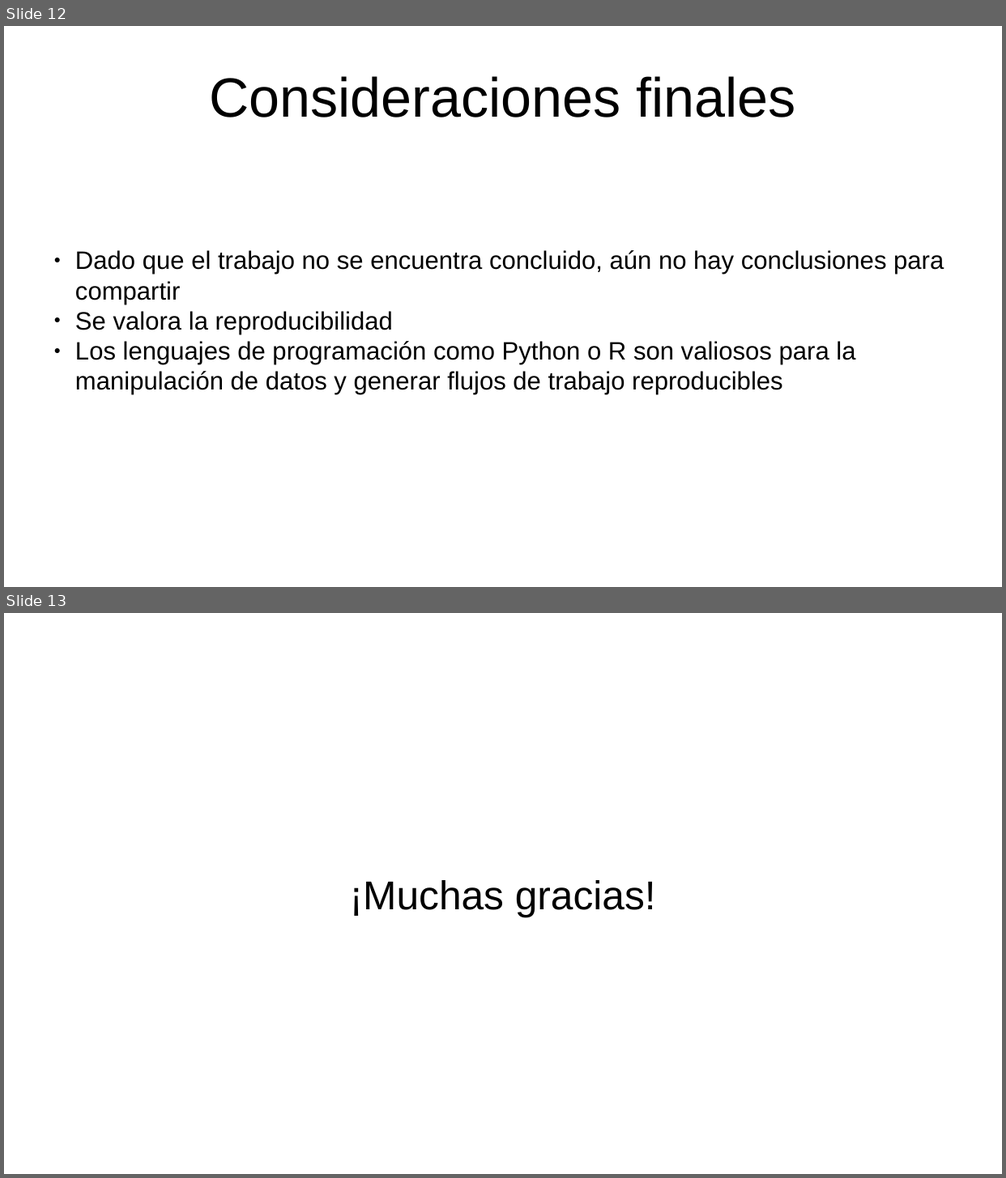
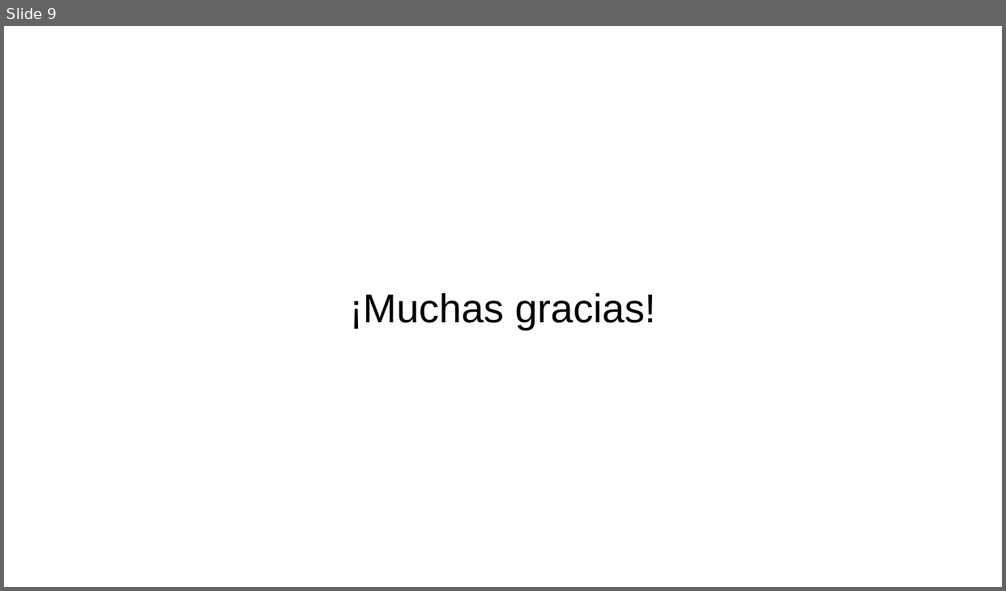
Before and after one commit to guillermodangelo/tesis, a slide deck: presentacion_dic2021.odp. Shown one above the other, each under a label of ours: slides 12 and 13 before the commit, slide 9 after it. The pictures are 1006x1178 and 1006x591 pixels, drawn with LibreOffice and Linux fonts; fonts in the diff are those of the drawing. Boxes give left, top, right and bottom in pixels: in the first picture for what was removed or moved away, otherwise in the second. Text is boxed around its words. In the diff, an @@ line names an element or a change of style, - is before the commit and + after.

```diff
--- a/presentacion_dic2021.odp
+++ b/presentacion_dic2021.odp
@@ slide 12 removed at box(4, 26, 1002, 587), background #FFFFFF @@
@@ title removed at box(209, 76, 795, 118) @@
-Consideraciones finales
@@ subtitle removed at box(75, 250, 944, 395) @@
-● Dado que el trabajo no se encuentra concluido, aún no hay conclusiones para compartir
-● Se valora la reproducibilidad
-● Los lenguajes de programación como Python o R son valiosos para la manipulación de datos y generar flujos de trabajo reproducibles
@@ what was slide 13 is now slide 9 @@
```
Also in this commit, not shown: 3 slides added, 6 other slides removed, 3 other files.
